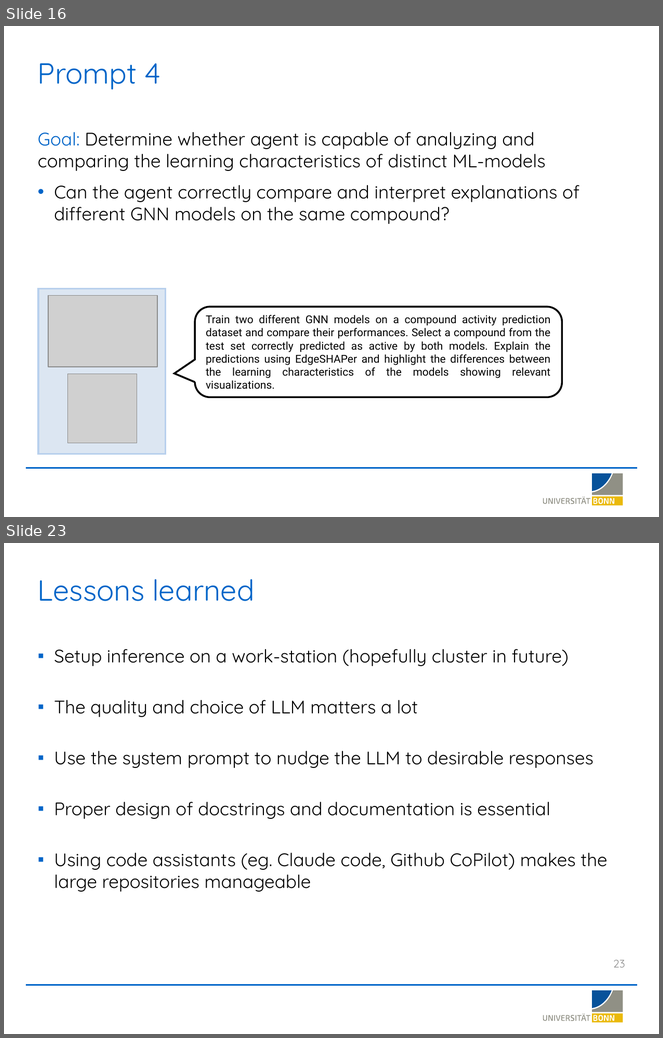
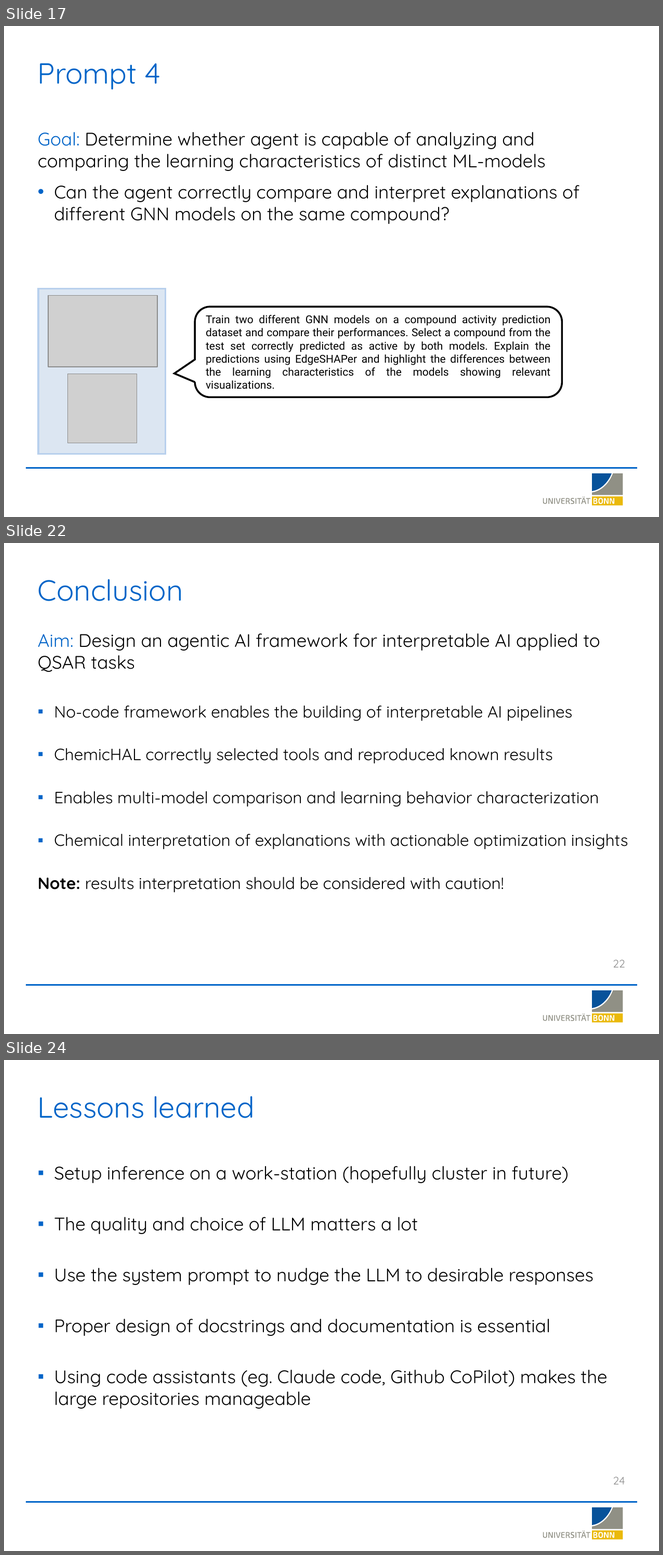
Before and after one commit to LSI-Uni-Bonn/ChemicHAL, a slide deck: slides/AI_Agent_Explainability.pptx. Shown one above the other, each under a label of ours: slides 16 and 23 before the commit, slides 17, 22 and 24 after it; the slides between them are not shown. The pictures are 663x1038 and 663x1555 pixels, drawn with LibreOffice and Linux fonts; fonts in the diff are those of the drawing; grey boxes stand for pictures; background and template pictures are left out. Boxes give left, top, right and bottom in pixels: in the first picture for what was removed or moved away, otherwise in the second. Text is boxed around its words. In the diff, an @@ line names an element or a change of style, - is before the commit and + after.

Commit message:
Update AI Agent Explainability slides with new workflow figure

```diff
--- a/slides/AI_Agent_Explainability.pptx
+++ b/slides/AI_Agent_Explainability.pptx
@@ slide 22 added at (4, 543, 659, 1034), background #FFFFFF; not listed: 20 template elements that a slide beside it also shows @@
@@ title added at (38, 579, 183, 601), 32 pt, text #0064C8 @@
+Conclusion
@@ text added at (38, 633, 629, 893), 18 pt, text #000000 @@
+Aim: Design an agentic AI framework for interpretable AI applied to QSAR tasks
+▪ No-code framework enables the building of interpretable AI pipelines
+▪ ChemicHAL correctly selected tools and reproduced known results
+▪ Enables multi-model comparison and learning behavior characterization
+▪ Chemical interpretation of explanations with actionable optimization insights
+Note: results interpretation should be considered with caution!
@@ page number added at (613, 960, 625, 968), 12 pt, text #8B8B8B @@
+22
@@ what was slide 16 is now slide 17 @@
@@ what was slide 23 is now slide 24 @@
@@ page number at (613, 1477, 625, 1485): text changed @@
-23
+24
```
Also in this commit, not shown: 11 slides changed, 5 other slides added, 1 other file.
